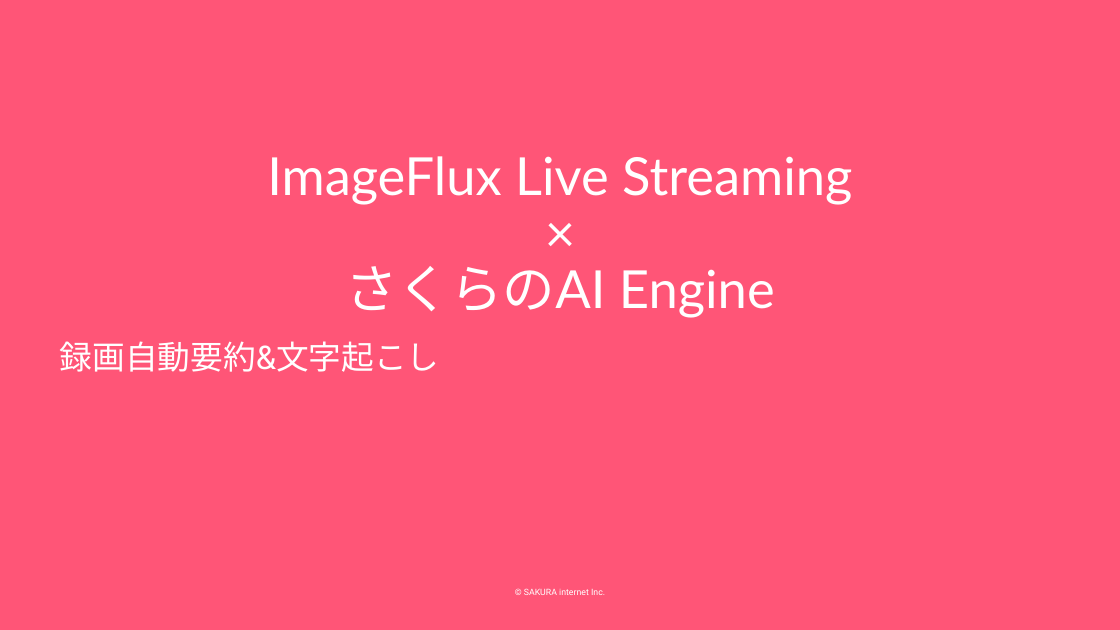
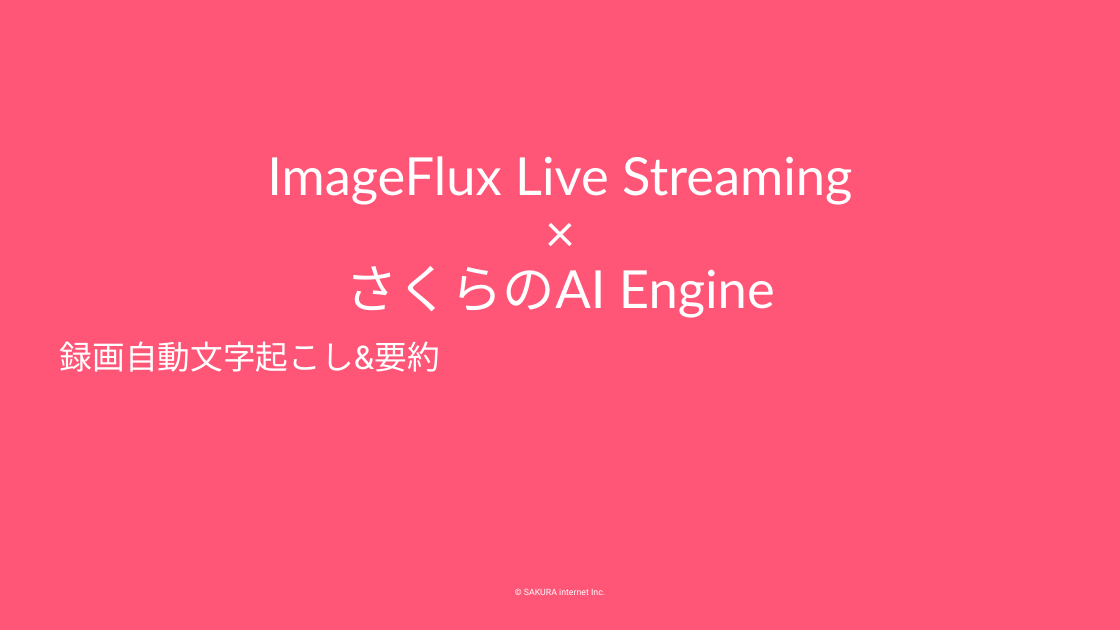
Before and after one commit to creatio313/ImageFlux-Live-Streaming-archive-summarization, a slide deck: slide 1 of 構成図.pptx. Drawn at 1120x630 pixels with LibreOffice and Linux fonts; fonts in the diff are those of the drawing; background and template pictures are left out. Boxes give left, top, right and bottom in pixels: in the first picture for what was removed or moved away, otherwise in the second. Text is boxed around its words. In the diff, an @@ line names an element or a change of style, - is before the commit and + after.

Commit message:
軽微な修正

```diff
--- a/構成図.pptx
+++ b/構成図.pptx
@@ subtitle at [60,341,440,372]: text changed @@
-録画自動要約&文字起こし
+録画自動文字起こし&要約
```
